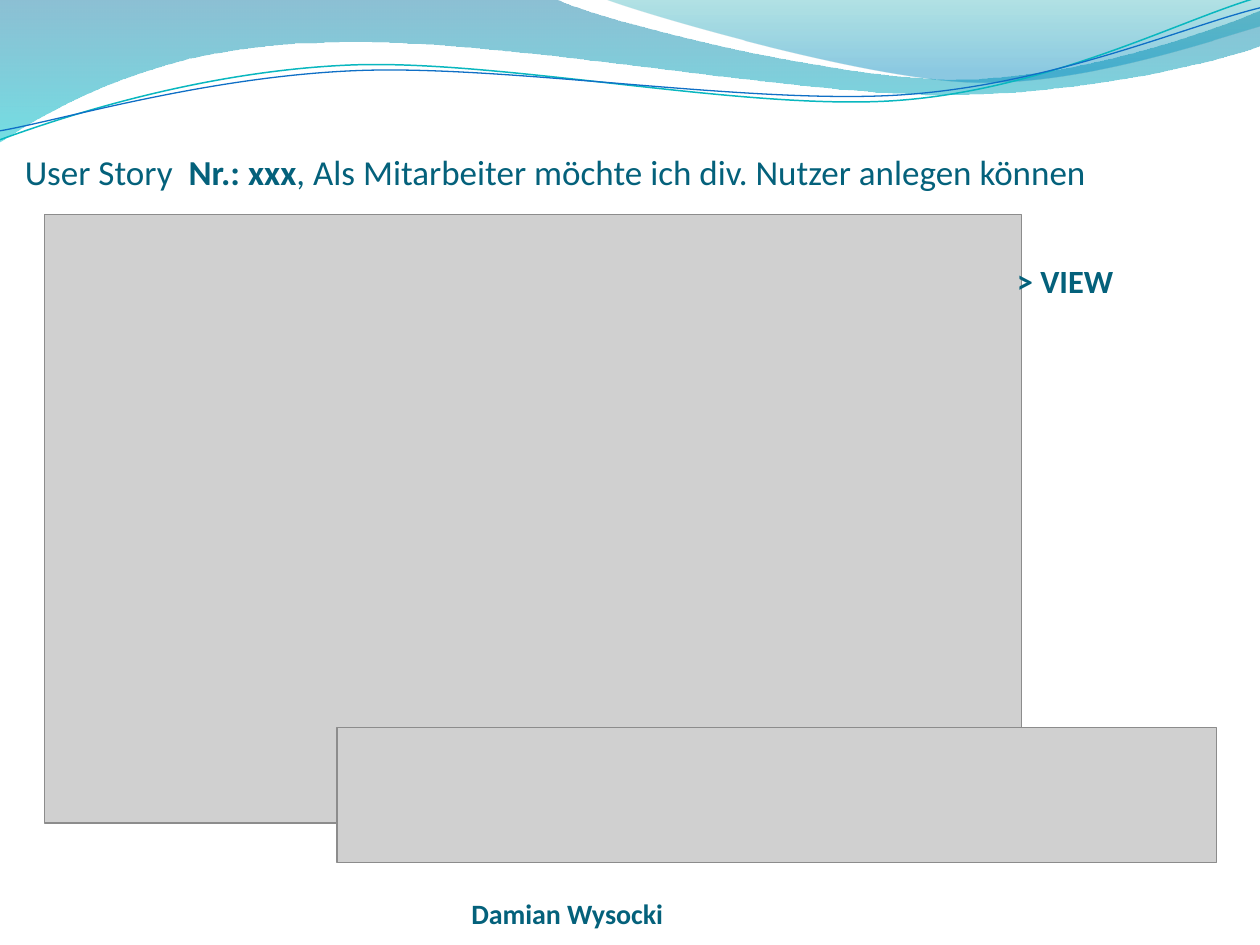
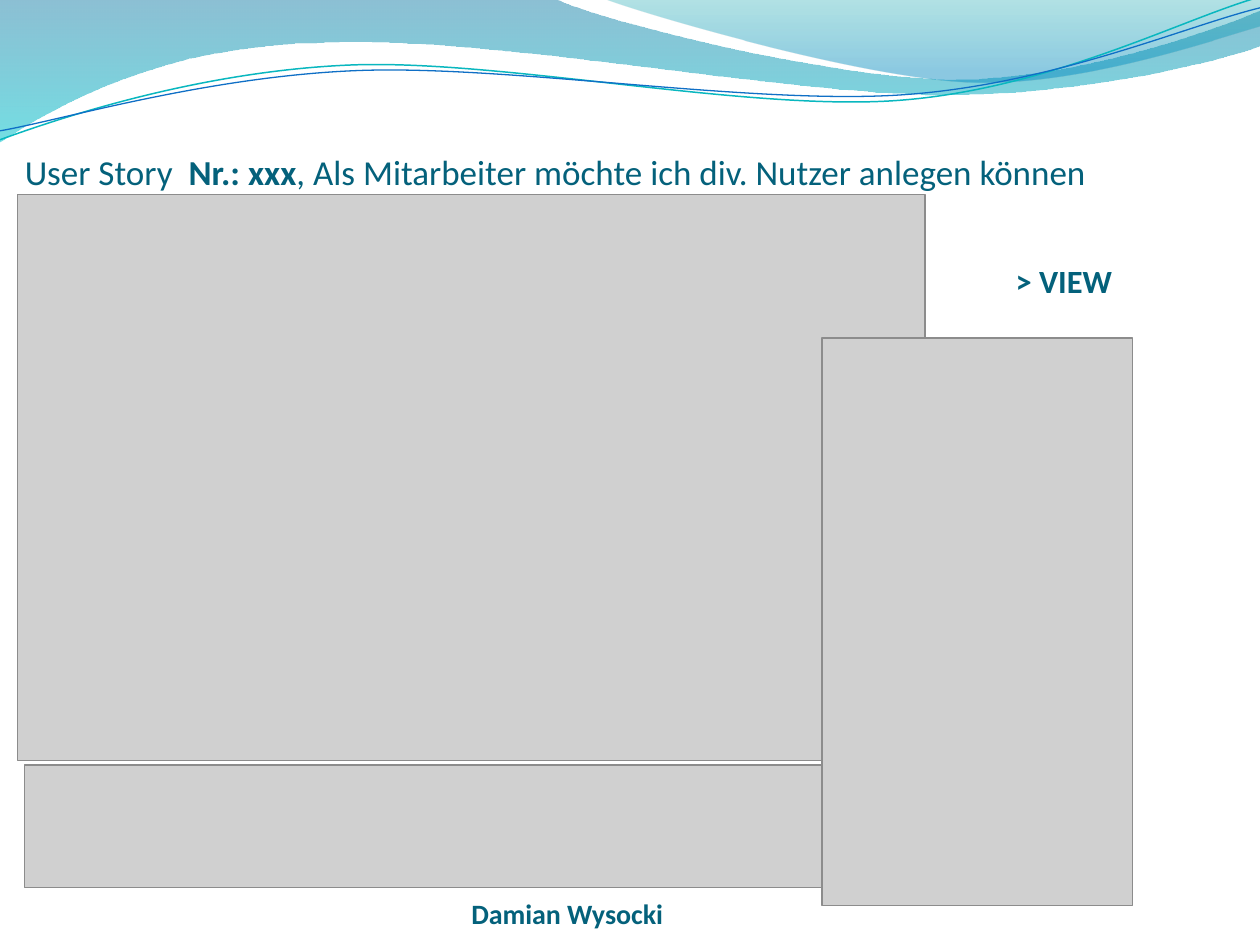
Before and after one commit to wf5ss2015/wfprj, a slide deck: slide 12 of Lehrveranstaltungsmanagement_Präsentation.pptx. Drawn at 1260x945 pixels with LibreOffice and Linux fonts; fonts in the diff are those of the drawing; grey boxes stand for pictures; background and template pictures are left out. Boxes give left, top, right and bottom in pixels: in the first picture for what was removed or moved away, otherwise in the second. Text is boxed around its words. In the diff, an @@ line names an element or a change of style, - is before the commit and + after.

```diff
--- a/Lehrveranstaltungsmanagement_Präsentation.pptx
+++ b/Lehrveranstaltungsmanagement_Präsentation.pptx
@@ picture: place and size @@
-picture at [44, 214, 1021, 823]
+picture at [18, 195, 925, 761]
@@ picture added at [822, 338, 1131, 905] @@
@@ picture: place and size @@
-picture at [336, 727, 1216, 862]
+picture at [25, 765, 823, 887]
```
Also in this commit, not shown: 11 other slides changed, 1 other file.
